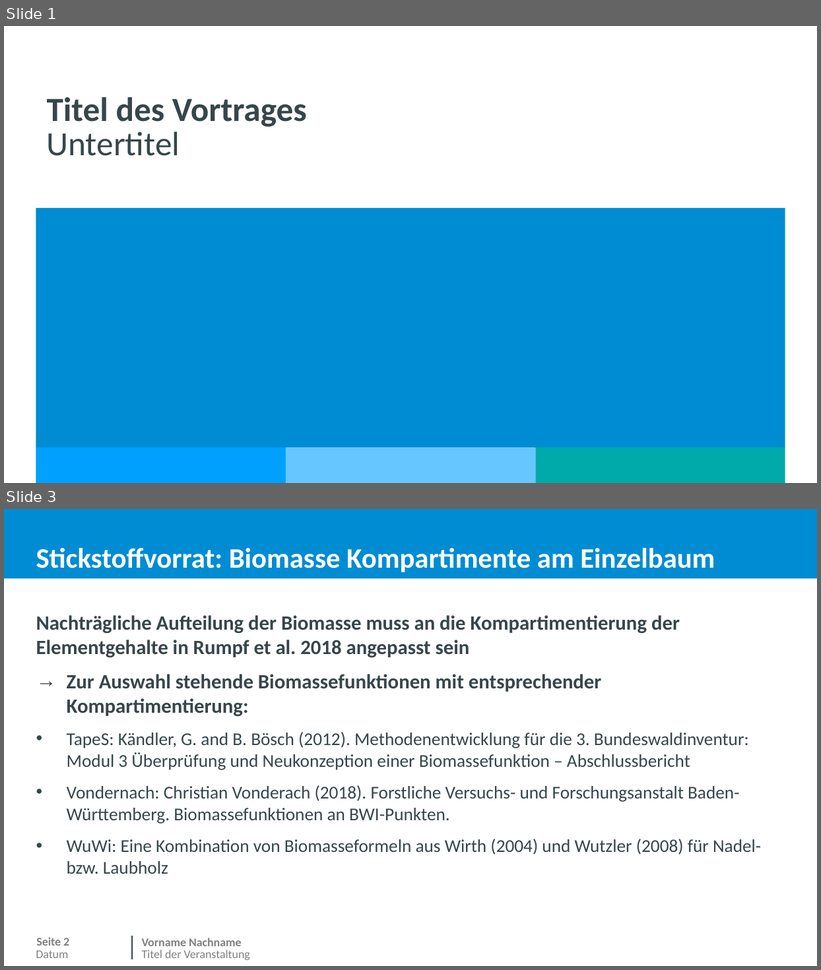
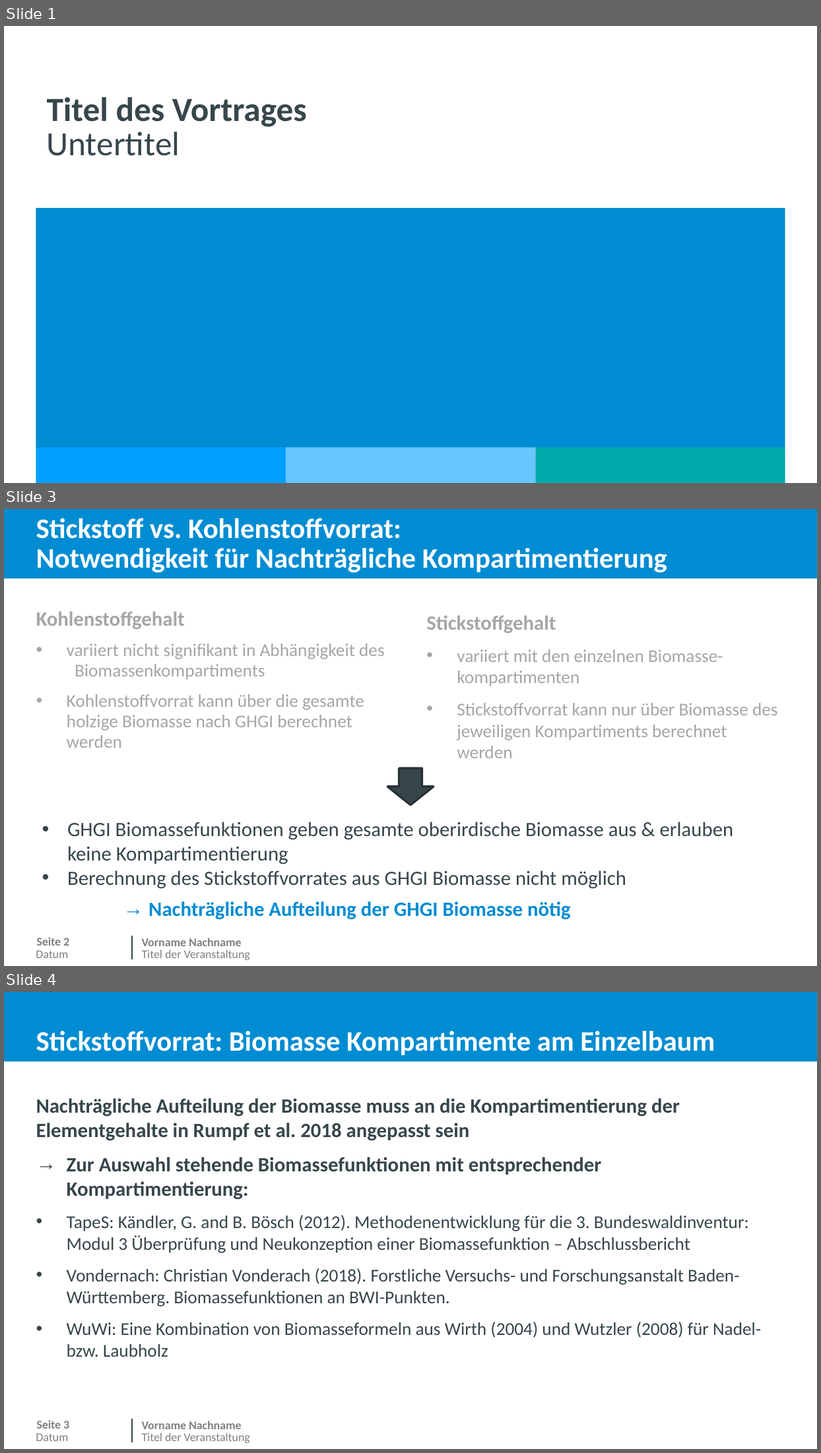
Before and after one commit to JetteGercken/TI_BZE_BE_analysis, a slide deck: info/biomasse_vergleich_MoMoK_BE.pptx. Shown one above the other, each under a label of ours: slides 1 and 3 before the commit, slides 1, 3 and 4 after it; the slides between them are not shown. The pictures are 821x970 and 821x1453 pixels, drawn with LibreOffice and Linux fonts; fonts in the diff are those of the drawing; background and template pictures are left out. Boxes give left, top, right and bottom in pixels: in the first picture for what was removed or moved away, otherwise in the second. Text is boxed around its words. In the diff, an @@ line names an element or a change of style, - is before the commit and + after.

Commit message:
DHB theresholds biomass funkctions GHGI

```diff
--- a/info/biomasse_vergleich_MoMoK_BE.pptx
+++ b/info/biomasse_vergleich_MoMoK_BE.pptx
@@ slide 3 added at bbox=[4, 509, 817, 966], background #FFFFFF; not listed: 6 template elements that a slide beside it also shows @@
@@ title added at bbox=[36, 518, 667, 573], 25 pt, text #FFFFFF, bold @@
+Stickstoff vs. Kohlenstoffvorrat:
+Notwendigkeit für Nachträgliche Kompartimentierung
@@ text added at bbox=[36, 611, 778, 758], 16 pt, text #A6A6A6 @@
+Kohlenstoffgehalt
+• variiert nicht signifikant in Abhängigkeit des Biomassenkompartiments
+• Kohlenstoffvorrat kann über die gesamte holzige Biomasse nach GHGI berechnet werden
+Stickstoffgehalt
+• variiert mit den einzelnen Biomasse-kompartimenten
+• Stickstoffvorrat kann nur über Biomasse des jeweiligen Kompartiments berechnet werden
@@ right arrow added at bbox=[387, 768, 433, 805], fill #37464B, outline #293437 2 pt @@
@@ text added at bbox=[67, 822, 734, 920], 18 pt, text #37464B @@
+• GHGI Biomassefunktionen geben gesamte oberirdische Biomasse aus & erlauben keine Kompartimentierung
+• Berechnung des Stickstoffvorrates aus GHGI Biomasse nicht möglich
+    → Nachträgliche Aufteilung der GHGI Biomasse nötig
@@ what was slide 3 is now slide 4 @@
@@ page number at bbox=[36, 1420, 69, 1429]: text changed @@
-Seite 2
+Seite 3
```
Also in this commit, not shown: 6 slides changed, 4 other slides added, 4 slides removed, 1 other file.
